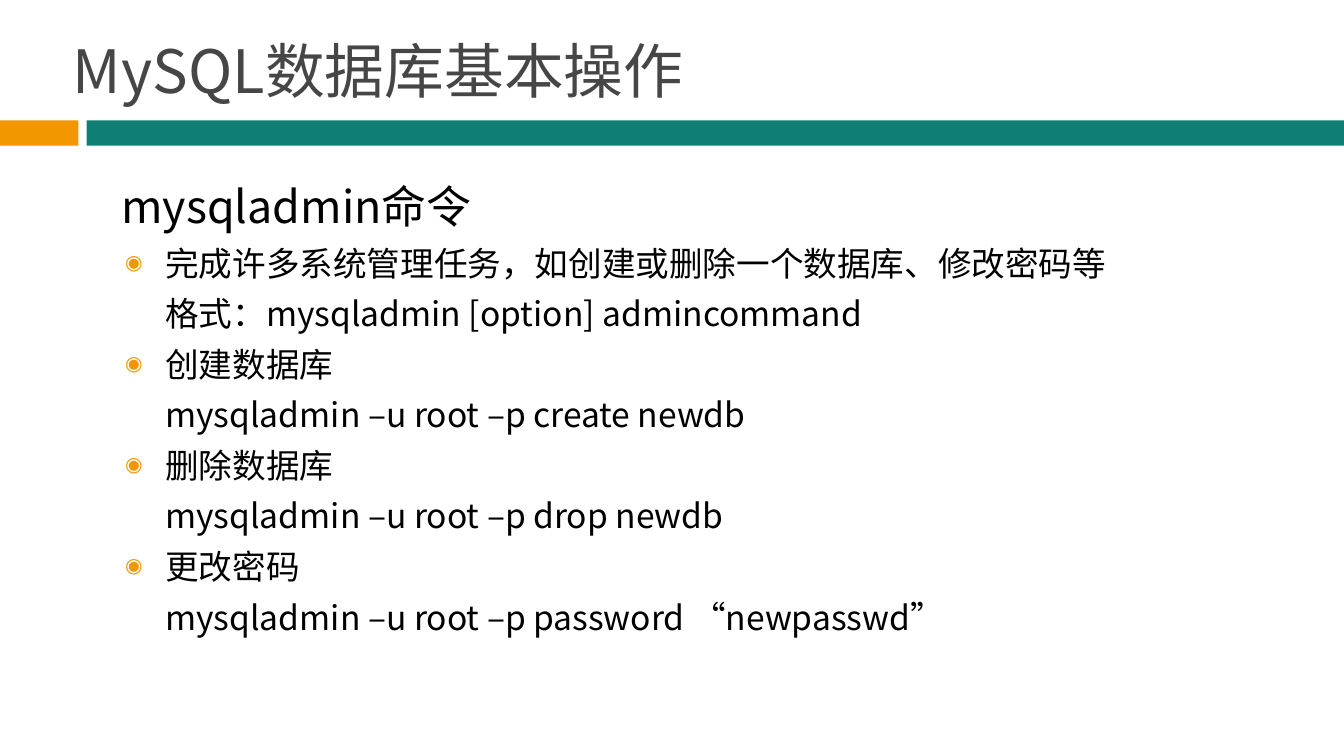
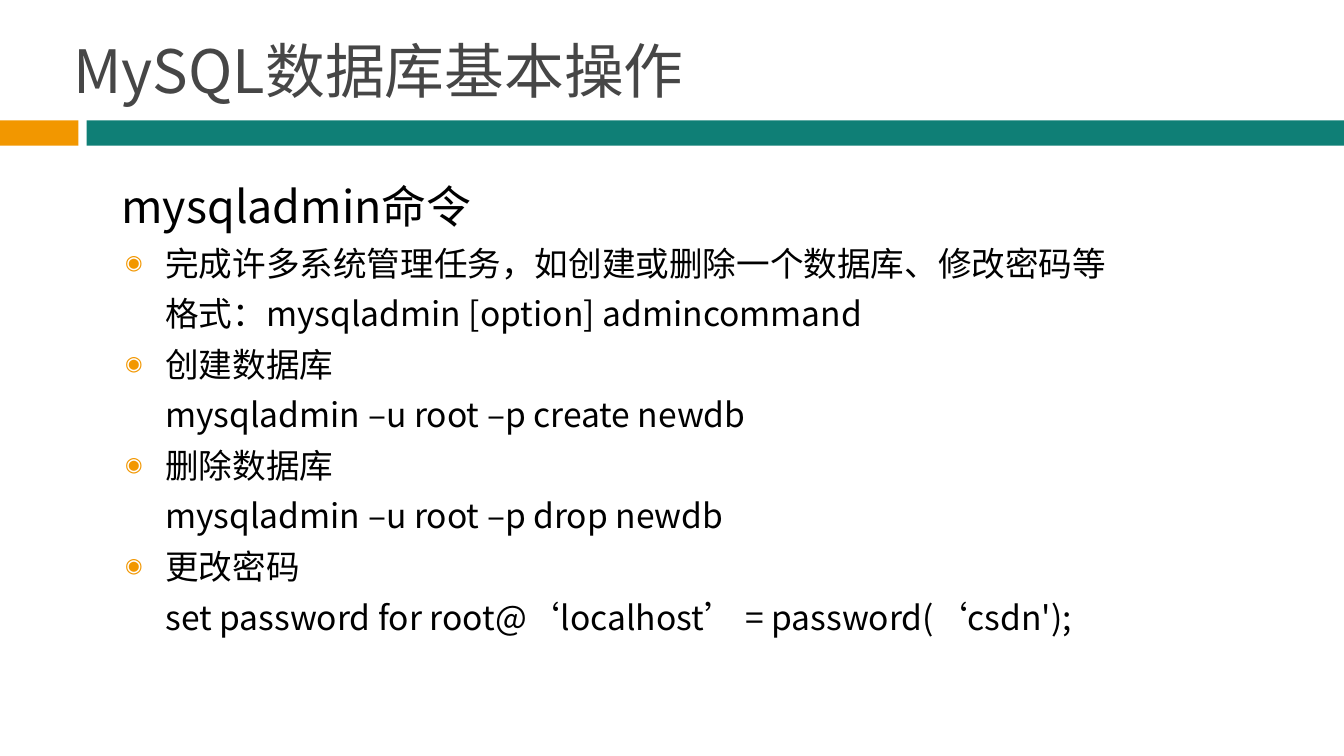
Before and after one commit to hbsiteam/Teaching2013, a slide deck: slide 35 of 3G/MySQL数据库/MySQL_PPT_1.0.0/MySQL-chapter-1-v1.0.0.ppt (slide 34 before the commit). Drawn at 1344x756 pixels with LibreOffice and Linux fonts; fonts in the diff are those of the drawing; background and template pictures are left out. Boxes give left, top, right and bottom in pixels: in the first picture for what was removed or moved away, otherwise in the second. Text is boxed around its words. In the diff, an @@ line names an element or a change of style, - is before the commit and + after.

```diff
--- a/3G/MySQL数据库/MySQL_PPT_1.0.0/MySQL-chapter-1-v1.0.0.ppt
+++ b/3G/MySQL数据库/MySQL_PPT_1.0.0/MySQL-chapter-1-v1.0.0.ppt
@@ text at bbox=[165, 601, 1072, 638]: text changed @@
-  mysqladmin –u root –p password “newpasswd”
+  set password for root@‘localhost’ = password(‘csdn');
```
Also in this commit, not shown: 15 other slides changed, 1 slide added, 4 other files.
